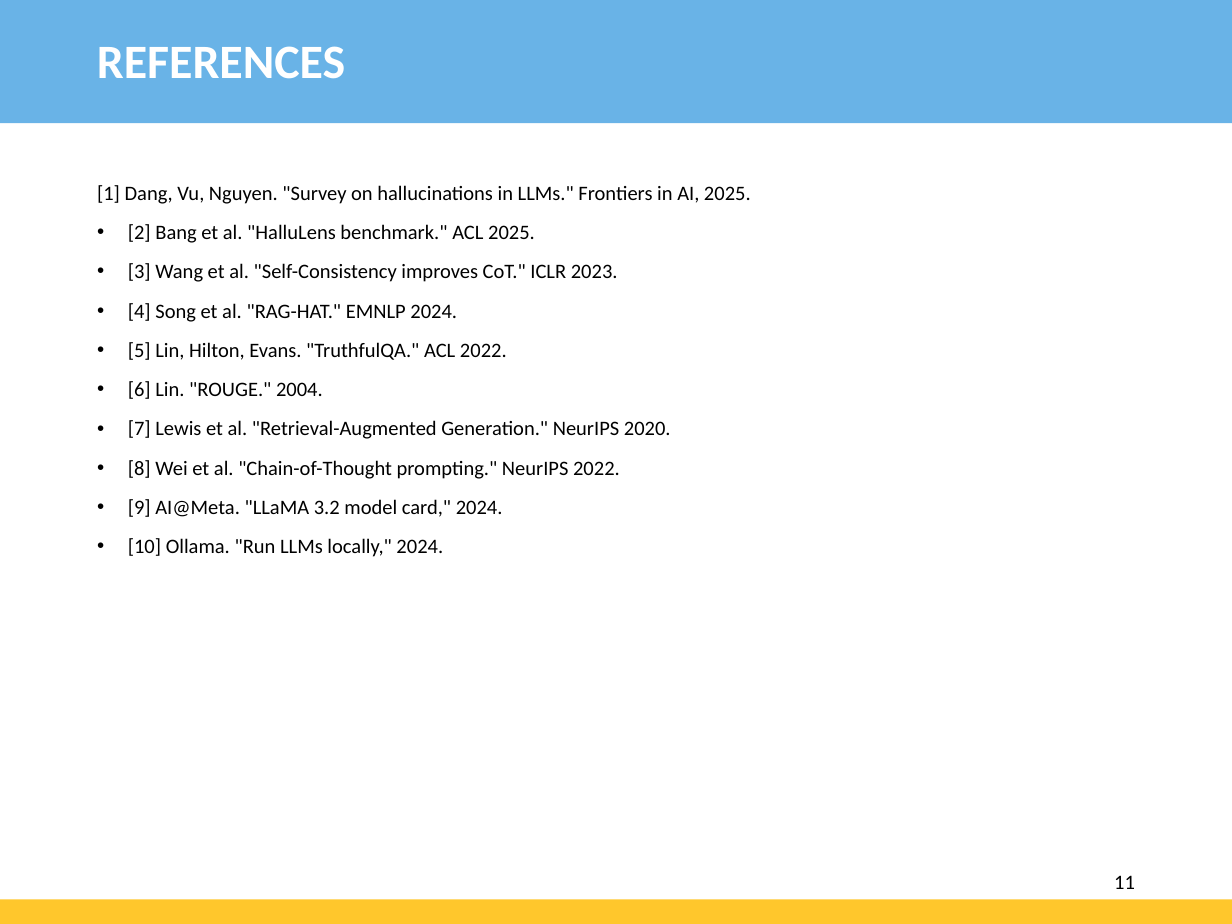
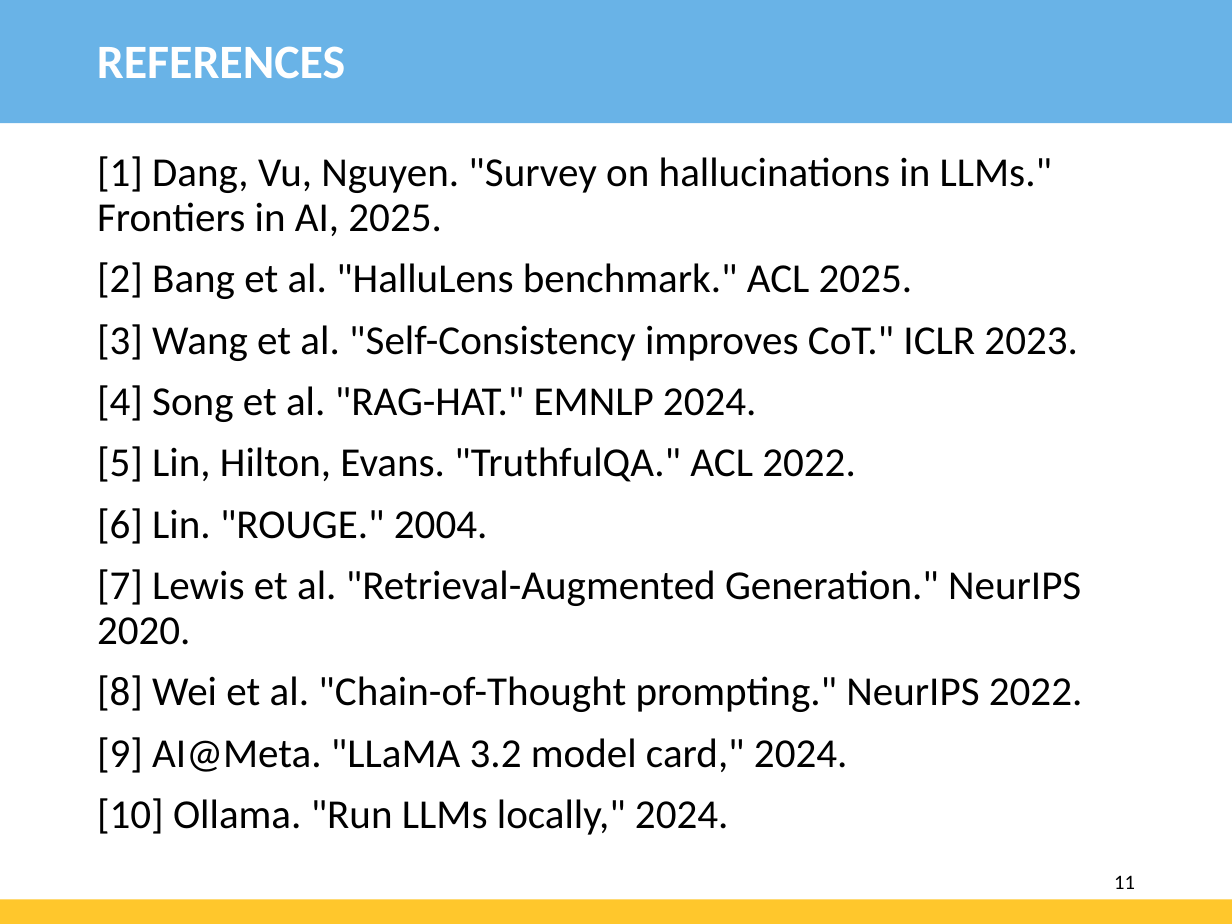
Before and after one commit to emigama01/Hallucination-Reduction, a slide deck: slide 11 of AI700-Final-PPT-Hallucination-LLM.pptx. Drawn at 1232x924 pixels with LibreOffice and Linux fonts; fonts in the diff are those of the drawing; background and template pictures are left out. Boxes give left, top, right and bottom in pixels: in the first picture for what was removed or moved away, otherwise in the second. Text is boxed around its words. In the diff, an @@ line names an element or a change of style, - is before the commit and + after.

```diff
--- a/AI700-Final-PPT-Hallucination-LLM.pptx
+++ b/AI700-Final-PPT-Hallucination-LLM.pptx
@@ text "[1] Dang, Vu, Nguyen. "Survey ...": place and size @@
-text "[1] Dang, Vu, Nguyen. "Survey ..." at box(97, 185, 751, 557)
+text "[1] Dang, Vu, Nguyen. "Survey ..." at box(97, 156, 1083, 773)
@@ text "[1] Dang, Vu, Nguyen. "Survey ..." at box(97, 156, 1083, 773): size 12 to 24 pt; bullet • to none @@
```
Also in this commit, not shown: 9 other slides changed, 3 other files.
